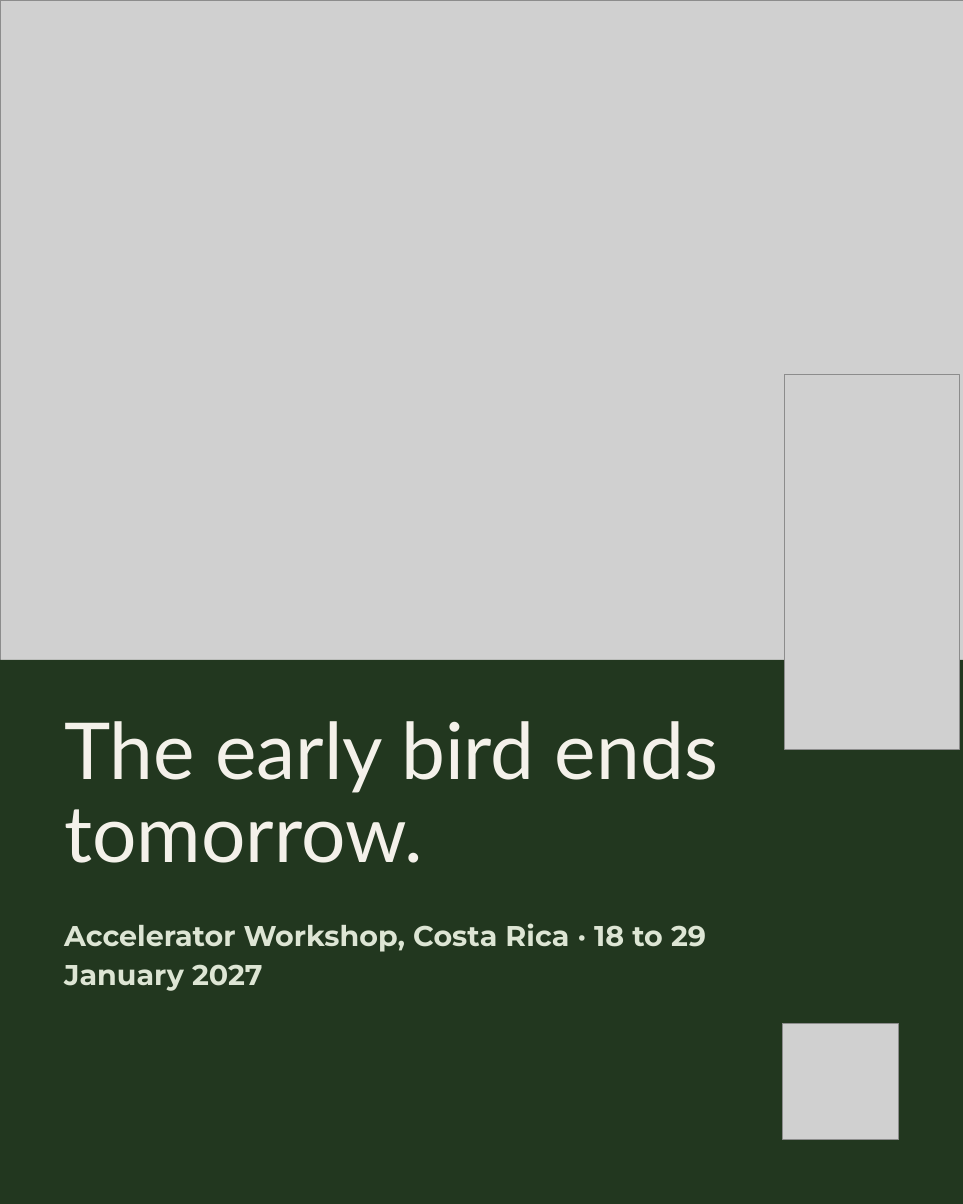
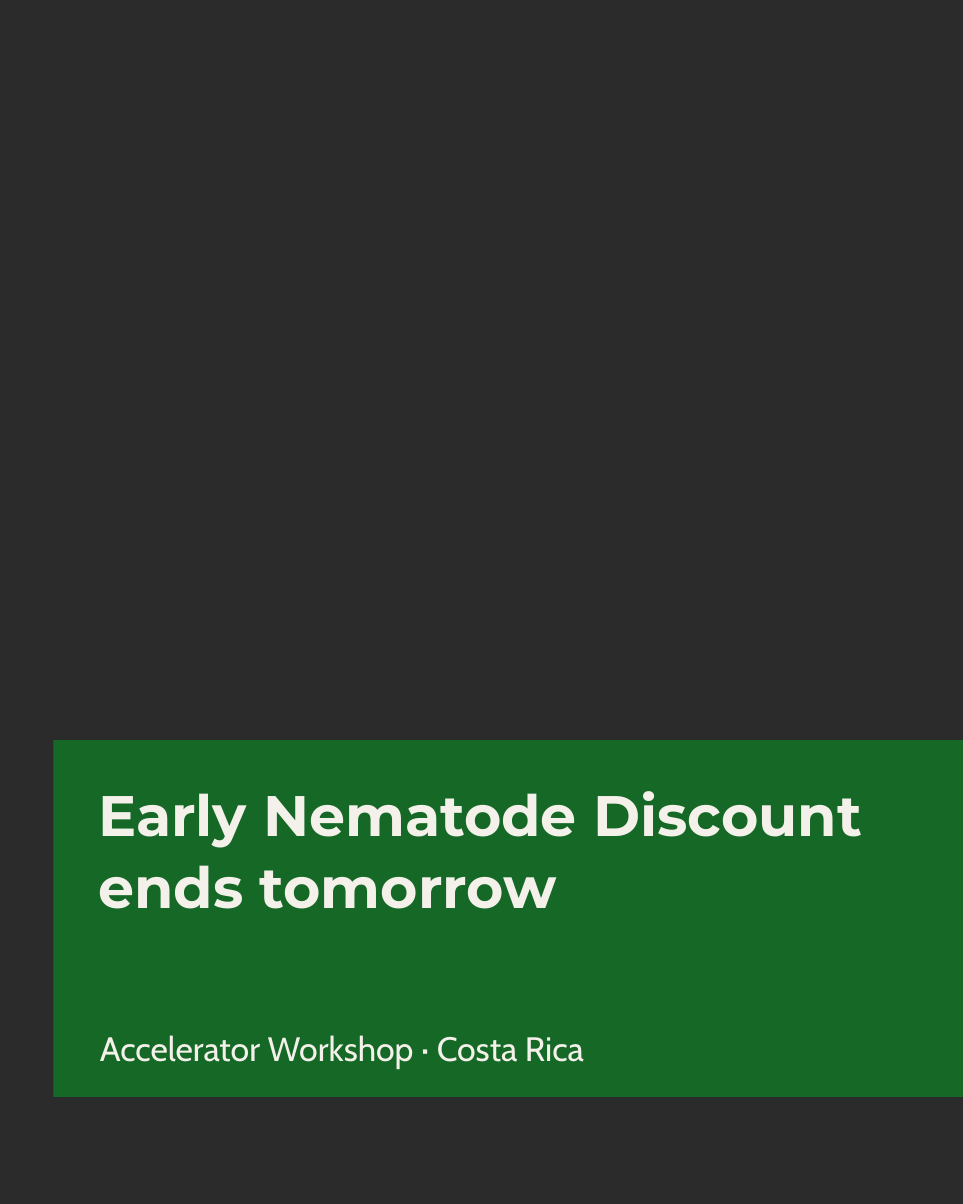
Before and after one commit to linneamoritznyc/SFWassetlibrarycontentautomation, a slide deck: slide 1 of apps/web/public/wormhole/decks/03-11-2026-costa-rica-early-bird.pptx. Drawn at 963x1204 pixels with LibreOffice and Linux fonts; fonts in the diff are those of the drawing; grey boxes stand for pictures; background and template pictures are left out; a plain dark background stands for a picture behind light text. Boxes give left, top, right and bottom in pixels: in the first picture for what was removed or moved away, otherwise in the second. Text is boxed around its words. In the diff, an @@ line names an element or a change of style, - is before the commit and + after.

```diff
--- a/apps/web/public/wormhole/decks/03-11-2026-costa-rica-early-bird.pptx
+++ b/apps/web/public/wormhole/decks/03-11-2026-costa-rica-early-bird.pptx
@@ background #22371F to picture (left out) @@
@@ picture removed at box(0, 0, 963, 713) @@
@@ picture removed at box(785, 375, 960, 750) @@
@@ rectangle: place and size @@
-rectangle at box(0, 660, 963, 1204)
+rectangle at box(53, 740, 962, 1097)
@@ rectangle at box(53, 740, 962, 1097): fill #22371F to #156826 @@
@@ text at box(98, 791, 862, 909): text changed; size 66 to 48 pt; font Lato to Montserrat; bold on @@
-The early bird ends tomorrow.
+Early Nematode Discount ends tomorrow
@@ text at box(100, 1035, 584, 1069): text changed; size 24 to 28.5 pt; font Montserrat to Cabin; text colour #DDE5D4 to #F4F1EA; bold off @@
-Accelerator Workshop, Costa Rica · 18 to 29 January 2027
+Accelerator Workshop · Costa Rica
@@ picture removed at box(783, 1024, 899, 1139) @@
```
Also in this commit, not shown: 5 slides added, 3 slides removed, 1 other file.
